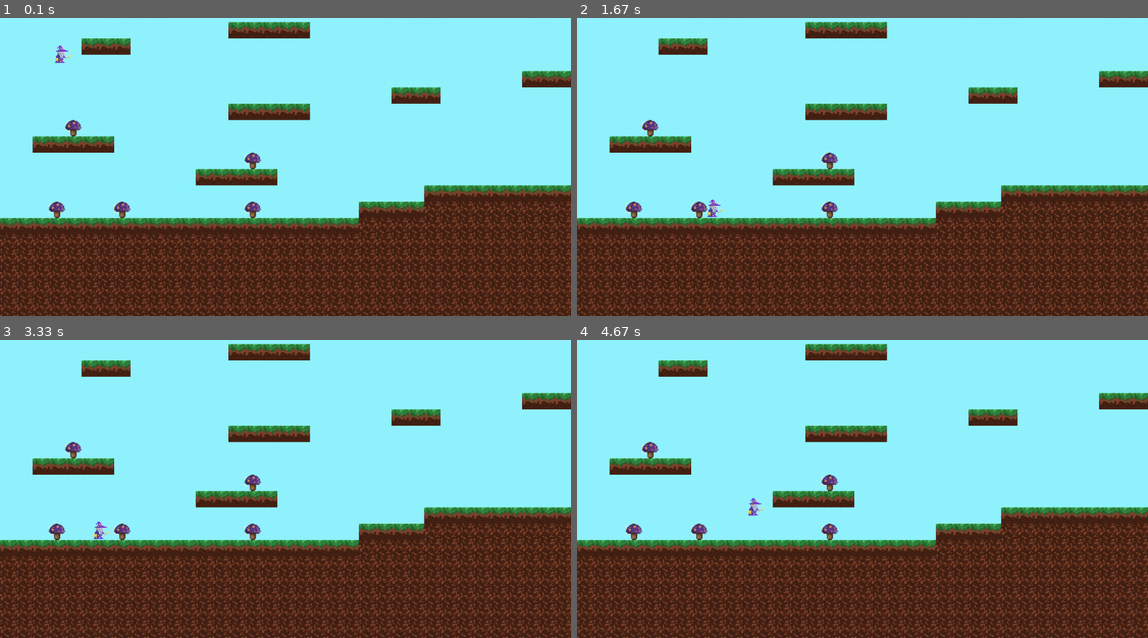
Above: before the commit, frames 1-4 (two rows, left to right).
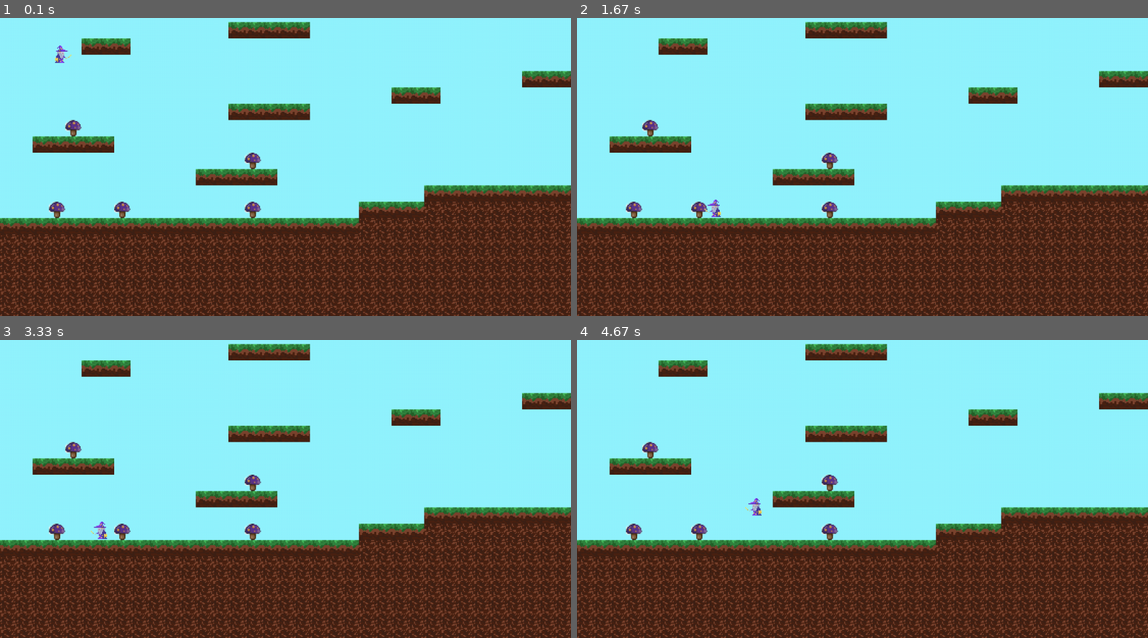
Above: after the commit, the same moments.

Repository: leonsmc/magicmushroom
Game: pygame game, started from main.py
Two runs of this game, one before a commit and one after it. Both use one fixed random seed, a clock stepped at 60 frames per second and the inputs below.
Inputs:
- Up to frame 1 (0.1 s): no input
- Up to frame 2 (1.67 s): hold D 0.33-0.8 s; hold D 0.83-1.3 s; hold A from 1.33 s (still down)
- Up to frame 3 (3.33 s): release A at 1.87 s; hold A 1.9-2.3 s; hold D 2.33-2.97 s; hold A from 3 s (still down)
- Up to frame 4 (4.67 s): release A at 3.47 s; hold D 3.5-3.97 s; tap Space at 3.57, 3.87, 4.07, 4.37, 4.57 s; hold D 4-4.47 s; hold A from 4.5 s (still down)

The runs differ from the first frame. In frame 1, less than 0.1% of the frame differs, in the area x 10-13%, y 9-16%; in frame 2, 0.1%; in frame 3, 0.1%; in frame 4, 0.1%, in the area x 29-33%, y 53-60%.

Commit message:
Added a mirrowed wiz image, put the vars in a dif file images.py

Diff:
--- /dev/null
+++ b/images.py
@@ -0,0 +1,30 @@
+import pygame
+
+pygame.init()
+
+player_image = pygame.image.load('world/wiz_r.png')
+player_image = pygame.transform.scale(player_image, (20, 20))
+player_image.set_colorkey((0, 0, 0))
+
+player_image_r = pygame.image.load('world/wiz_l.png')
+player_image_r = pygame.transform.scale(player_image_r, (20, 20))
+player_image_r.set_colorkey((0, 0, 0))
+
+player_image_real = player_image
+
+player_image = pygame.transform.scale(player_image, (20, 20))
+player_image.set_colorkey((0, 0, 0))
+
+grass_image = pygame.image.load('world/grass.png')
+
+dirt_image = pygame.image.load('world/dirt.png')
+
+pink_image = pygame.image.load('world/shroom_pink.png')
+pink_image.set_colorkey((0, 0, 0))
+
+GReeeN = (0, 255, 0)
+schwarz = (0, 0 , 0)
+white = (255, 255, 255)
+purple = (255, 0, 255)
+yellow = (255, 255, 0)
+lightblue = (173, 216, 230)
--- a/main.py
+++ b/main.py
@@ -1,31 +1,20 @@
 import pygame, time, math, random, os, sys
 clock = pygame.time.Clock()
 from pygame.locals import *
+from images import *
+
 pygame.init()
 pygame.display.set_caption("Magic Mushroom")
 
 height = 640
 length = 1120
+FPS = 60
 
 WINDOW_SIZE = (length,height)
 
 screen = pygame.display.set_mode(WINDOW_SIZE,0,32)
 display = pygame.Surface((length/2, height/2))
 
-GReeeN = (0, 255, 0)
-schwarz = (0, 0 , 0)
-white = (255, 255, 255)
-purple = (255, 0, 255)
-yellow = (255, 255, 0)
-lightblue = (173, 216, 230)
-
-player_image = pygame.image.load('world/wiz.png').convert()
-player_image = pygame.transform.scale(player_image, (20, 20))
-player_image.set_colorkey((0, 0, 0))
-
-grass_image = pygame.image.load('world/grass.png')
-dirt_image = pygame.image.load('world/dirt.png')
-pink_image = pygame.image.load('world/shroom_pink.png')
 TILE_SIZE = grass_image.get_width()
 
 def mapper(datei):
@@ -120,17 +109,21 @@
     else:
         air_timer += 1
 
-    display.blit(player_image, (player_rect.x, player_rect.y))
+    display.blit(player_image_real, (player_rect.x, player_rect.y))
 
-    for event in pygame.event.get(): # event loop
-        if event.type == QUIT: # check for window quit
-            pygame.quit() # stop pygame
-            sys.exit() # stop script
+    for event in pygame.event.get():
+        if event.type == QUIT:
+            pygame.quit()
+
         if event.type == KEYDOWN:
-            if event.key == K_d:
+            if event.key == K_d: #rechts
                 moving_right = True
-            if event.key == K_a:
+                player_image_real = player_image
+
+            if event.key == K_a: #links
                 moving_left = True
+                player_image_real = player_image_r
+
             if event.key == K_SPACE:
                 if air_timer < 6:
                     player_y_momentum = -5
@@ -142,5 +135,5 @@
 
     surf = pygame.transform.scale(display, WINDOW_SIZE)
     screen.blit(surf, (0, 0))
-    pygame.display.update() # update display
-    clock.tick(60) # maintain 60 fps
+    pygame.display.update()
+    clock.tick(FPS)
Binary file added: world/wiz_L.png
Renamed: world/wiz.png -> world/wiz_R.png
